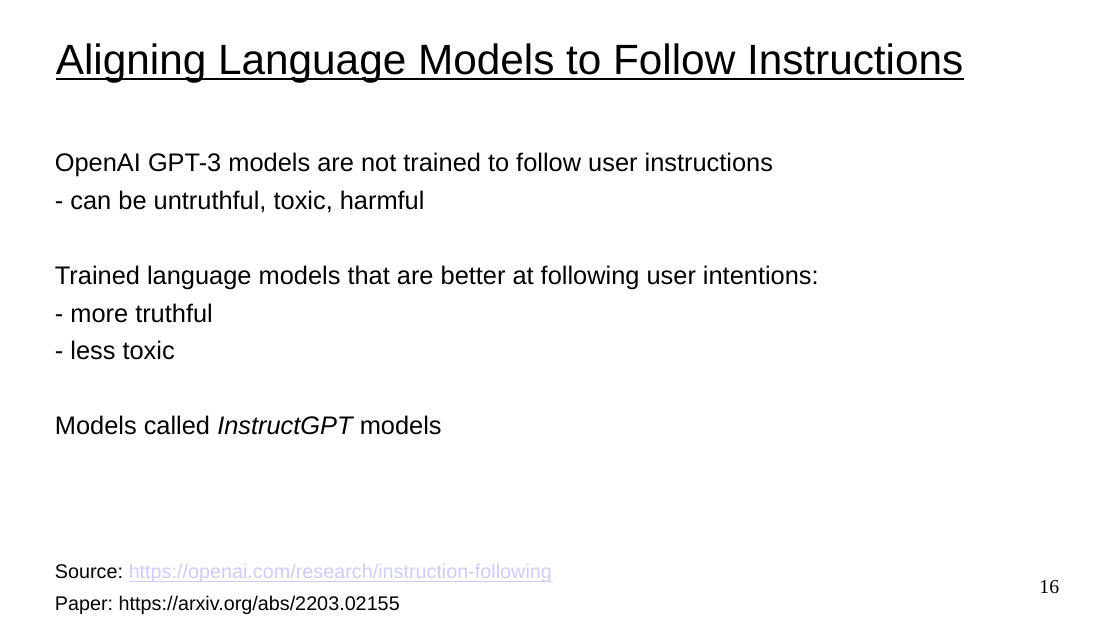
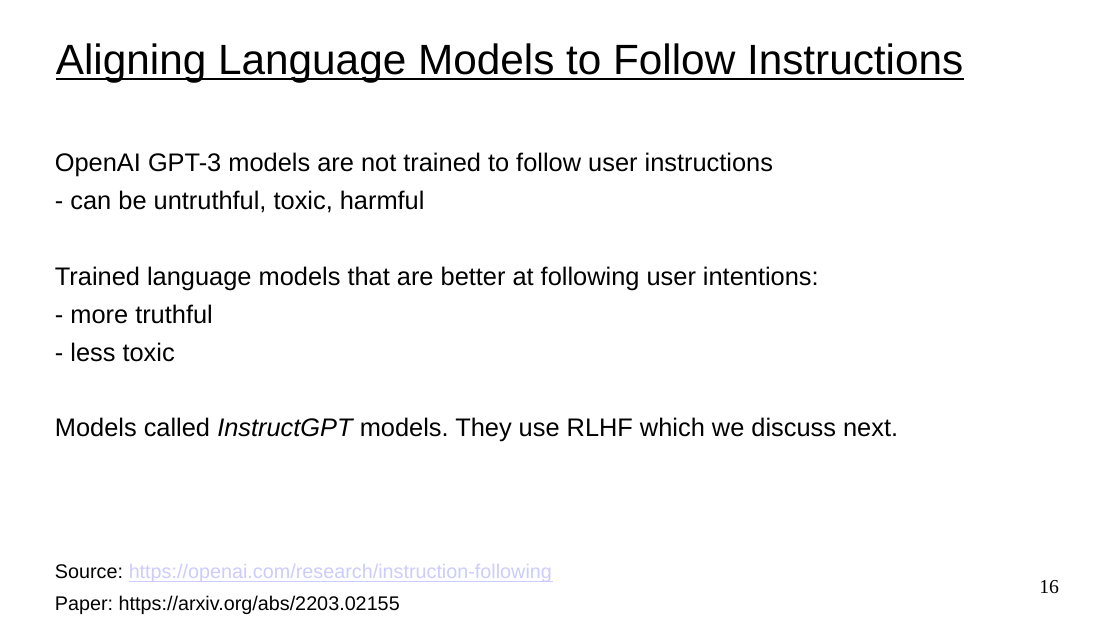
Before and after one commit to UVADS/reinforcement_learning_online_msds, a slide deck: slide 16 of 11_rl_human_feedback/rlhf.ppt. Drawn at 1120x630 pixels with LibreOffice and Linux fonts; fonts in the diff are those of the drawing. Boxes give left, top, right and bottom in pixels: in the first picture for what was removed or moved away, otherwise in the second. Text is boxed around its words. In the diff, an @@ line names an element or a change of style, - is before the commit and + after.

Commit message:
added rlhf details

```diff
--- a/11_rl_human_feedback/rlhf.ppt
+++ b/11_rl_human_feedback/rlhf.ppt
@@ text at box(55, 417, 898, 442): text changed @@
-Models called InstructGPT models
+Models called InstructGPT models. They use RLHF which we discuss next.
```
Also in this commit, not shown: 2 other slides changed, 1 other file.
